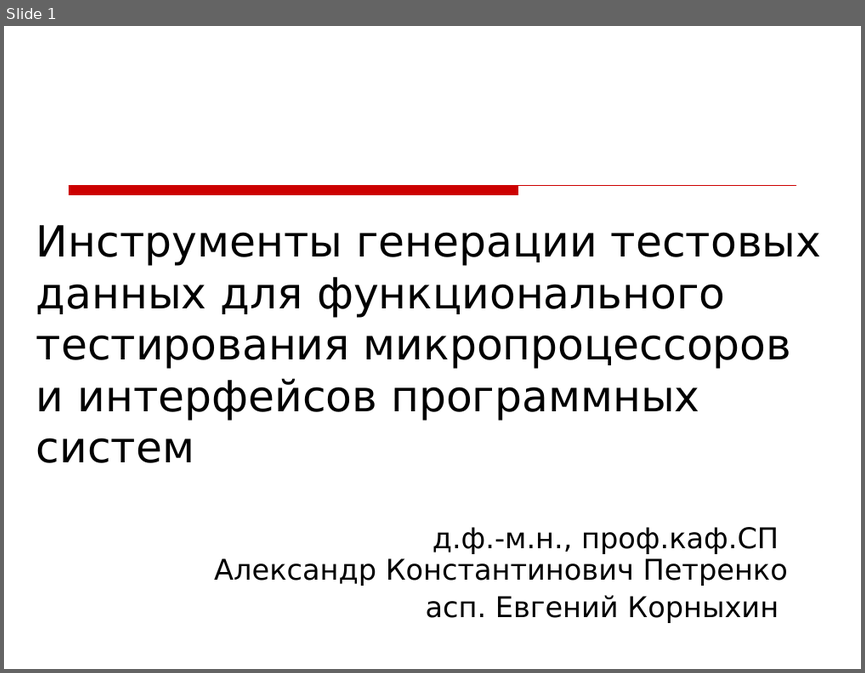
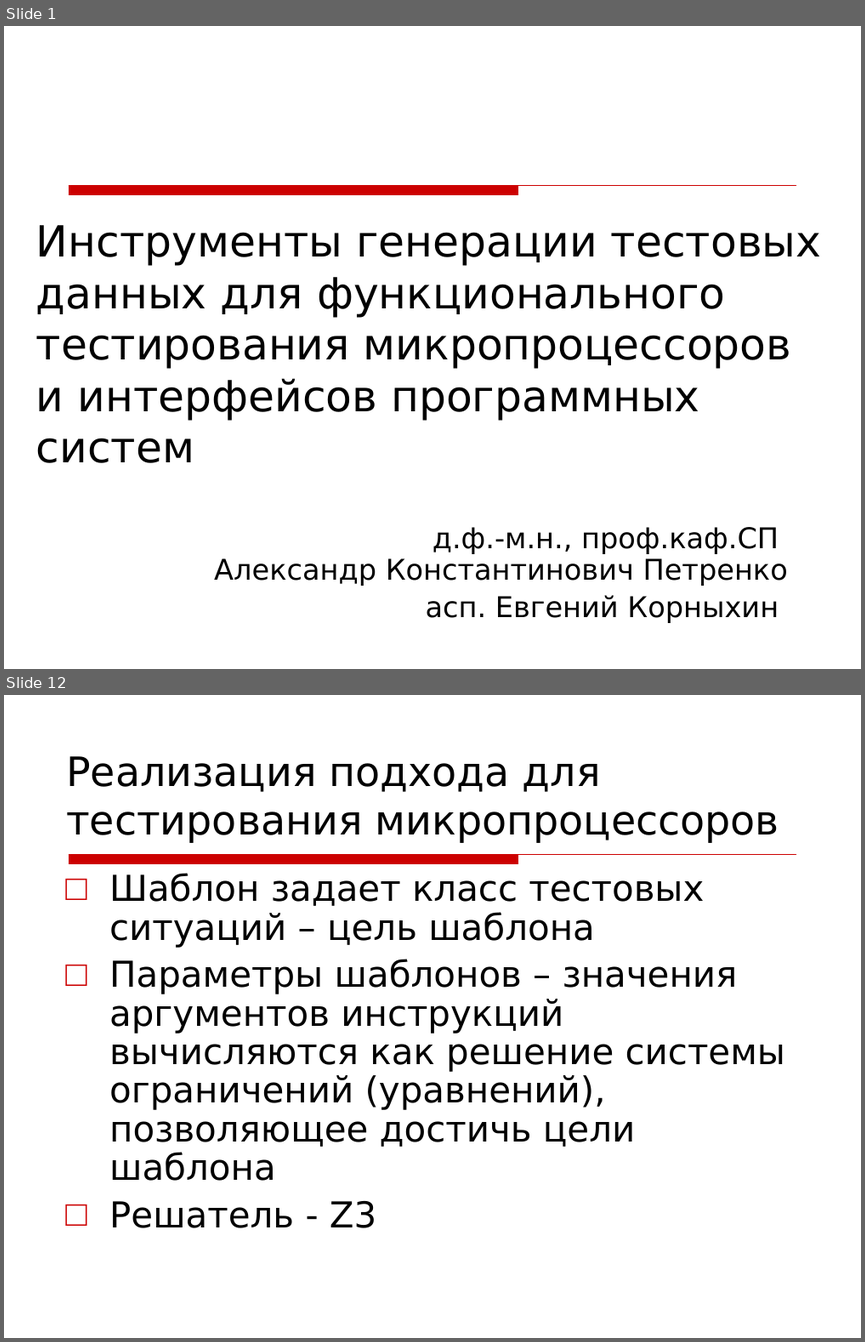
Before and after one commit to kornevgen/tesla-project, a slide deck: papers/unpublished/Tihonov09/tikh-slides.ppt. Shown one above the other, each under a label of ours: slide 1 before the commit, slides 1 and 12 after it; the slides between them are not shown. The pictures are 865x673 and 865x1342 pixels, drawn with LibreOffice and Linux fonts; fonts in the diff are those of the drawing; background and template pictures are left out. Boxes give left, top, right and bottom in pixels: in the first picture for what was removed or moved away, otherwise in the second. Text is boxed around its words. In the diff, an @@ line names an element or a change of style, - is before the commit and + after.

```diff
--- a/papers/unpublished/Tihonov09/tikh-slides.ppt
+++ b/papers/unpublished/Tihonov09/tikh-slides.ppt
@@ slide 12 added at box(4, 695, 861, 1338), background picture (left out); not listed: 1 template element that a slide beside it also shows @@
@@ title added at box(66, 756, 779, 843), 34 pt, text #000000 @@
+Реализация подхода для тестирования микропроцессоров
@@ text added at box(109, 873, 785, 1228), 30 pt, text #000000 @@
+□ Шаблон задает класс тестовых ситуаций – цель шаблона
+□ Параметры шаблонов – значения аргументов инструкций вычисляются как решение системы ограничений (уравнений), позволяющее достичь цели шаблона
+□ Решатель - Z3
```
Also in this commit, not shown: 4 slides changed, 11 other slides added, 4 slides removed.
